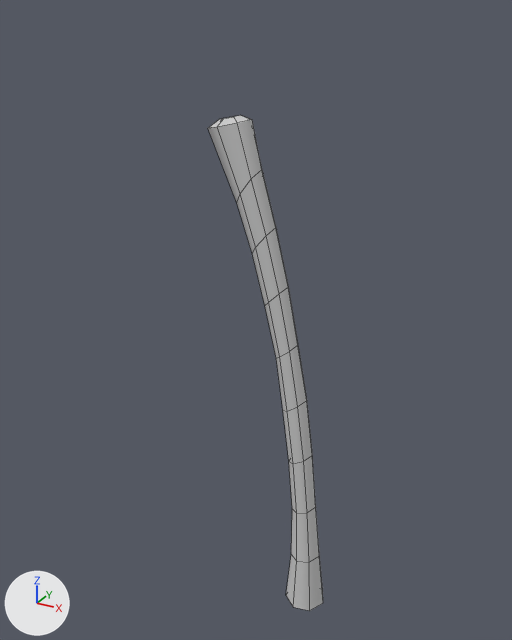
What one commit did to the FBX model Source/Objecs/palm_trunk.FBX.
Camera for both pictures: a 50 mm camera at (1.86, -4.25, 4.62) aimed at (-0.53, 0.09, 2.45). The lights are fixed; the arrows at lower left show +X, +Y and +Z. Mesh edges are drawn as thin lines. Where no turn or scale is listed for an object, it has been applied to the vertices.
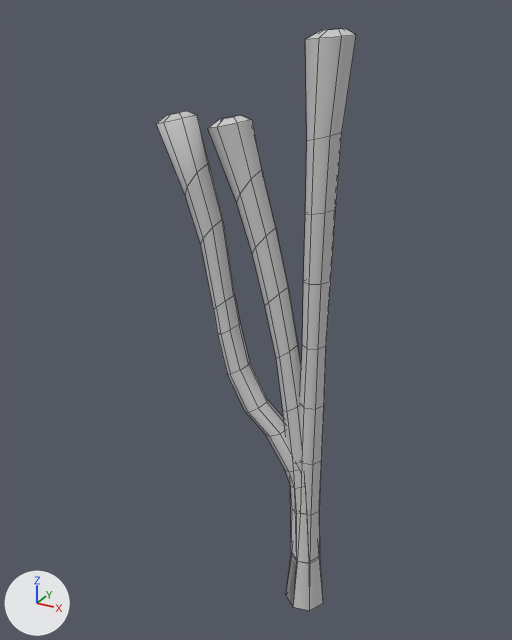
Where the newer file only moved an object's origin or applied its transform, the numbers keep the older frame.

What differs and where, as boxes (x1, y1, x2, y2) in the pictures (512 x 640 px):
'tree2', added: after (293, 28, 356, 611)
'treee', added: after (156, 111, 301, 606)

Diff of the bpy script that builds the scene:
```diff
--- a/Source/Objecs/palm_trunk.FBX.py
+++ b/Source/Objecs/palm_trunk.FBX.py
@@ me_mesh_001 @@
+me_mesh_001.from_pydata(...)  # 91 vertices, 84 faces; spans x -1.26..0.17, y -0.16..0.16, z 0.0..3.94
+me_mesh_001.materials.append(mat_01___default)  # light grey #cacaca
@@ me_mesh_002 @@
+me_mesh_002.from_pydata(...)  # 77 vertices, 70 faces; spans x -0.15..0.2, y -0.16..0.16, z 0.0..4.49
+me_mesh_002.materials.append(mat_01___default)  # light grey #cacaca
@@ ob_treee @@
+ob_treee = bpy.data.objects.new('treee', me_mesh_001)
+ob_treee.location = (0.0, 0.0, 0.027)
@@ ob_tree2 @@
+ob_tree2 = bpy.data.objects.new('tree2', me_mesh_002)
+ob_tree2.location = (0.0, 0.0, 0.027)
```
